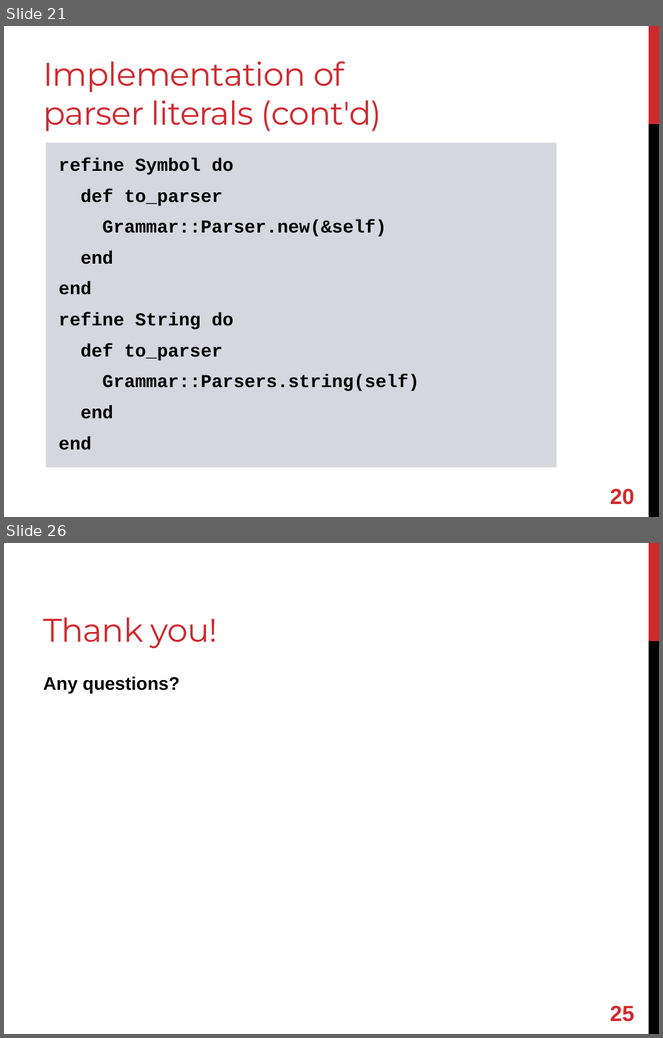
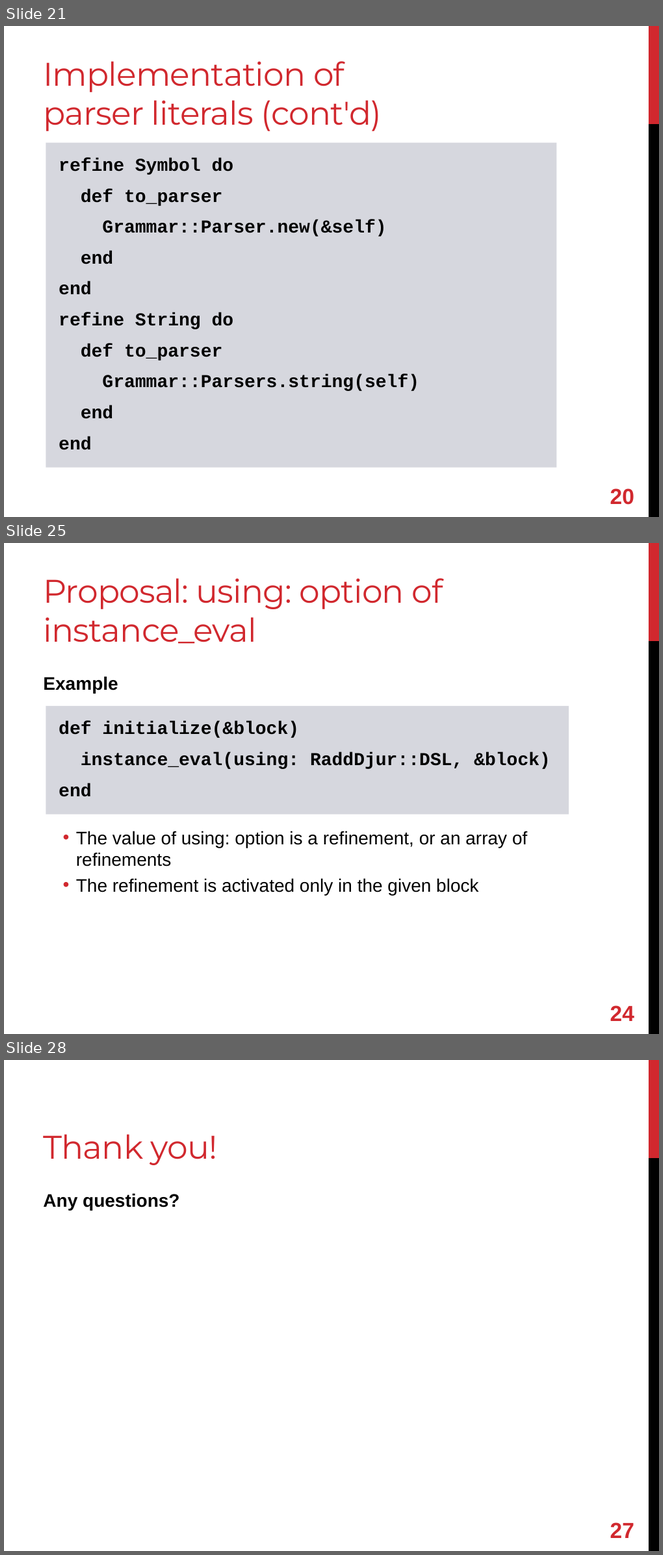
Before and after one commit to shugo/RubyKaigi2013, a slide deck: refining_refinements.pptx. Shown one above the other, each under a label of ours: slides 21 and 26 before the commit, slides 21, 25 and 28 after it; the slides between them are not shown. The pictures are 663x1038 and 663x1555 pixels, drawn with LibreOffice and Linux fonts; fonts in the diff are those of the drawing. Boxes give left, top, right and bottom in pixels: in the first picture for what was removed or moved away, otherwise in the second. Text is boxed around its words. In the diff, an @@ line names an element or a change of style, - is before the commit and + after.

```diff
--- a/refining_refinements.pptx
+++ b/refining_refinements.pptx
@@ slide 25 added at box(4, 543, 659, 1034), background #FFFFFF; not listed: 2 template elements that a slide beside it also shows @@
@@ title added at box(43, 578, 443, 644), 36 pt, text #D1282E @@
+Proposal: using: option of instance_eval
@@ text added at box(43, 676, 527, 895), 20 pt, text #000000 @@
+Example
+  • The value of using: option is a refinement, or an array of refinements
+  • The refinement is activated only in the given block
@@ rectangle added at box(46, 706, 569, 814), fill #D6D7DE, 20 pt, text #000000, bold @@
+def initialize(&block)
+instance_eval(using: RaddDjur::DSL, &block)
+end
@@ page number added at box(610, 1006, 634, 1021), 24 pt, text #D1282E, bold @@
+24
@@ what was slide 26 is now slide 28 @@
@@ page number at box(610, 1523, 634, 1538): text changed @@
-25
+27
```
Also in this commit, not shown: 4 slides changed, 2 other slides added, 1 slide removed.
